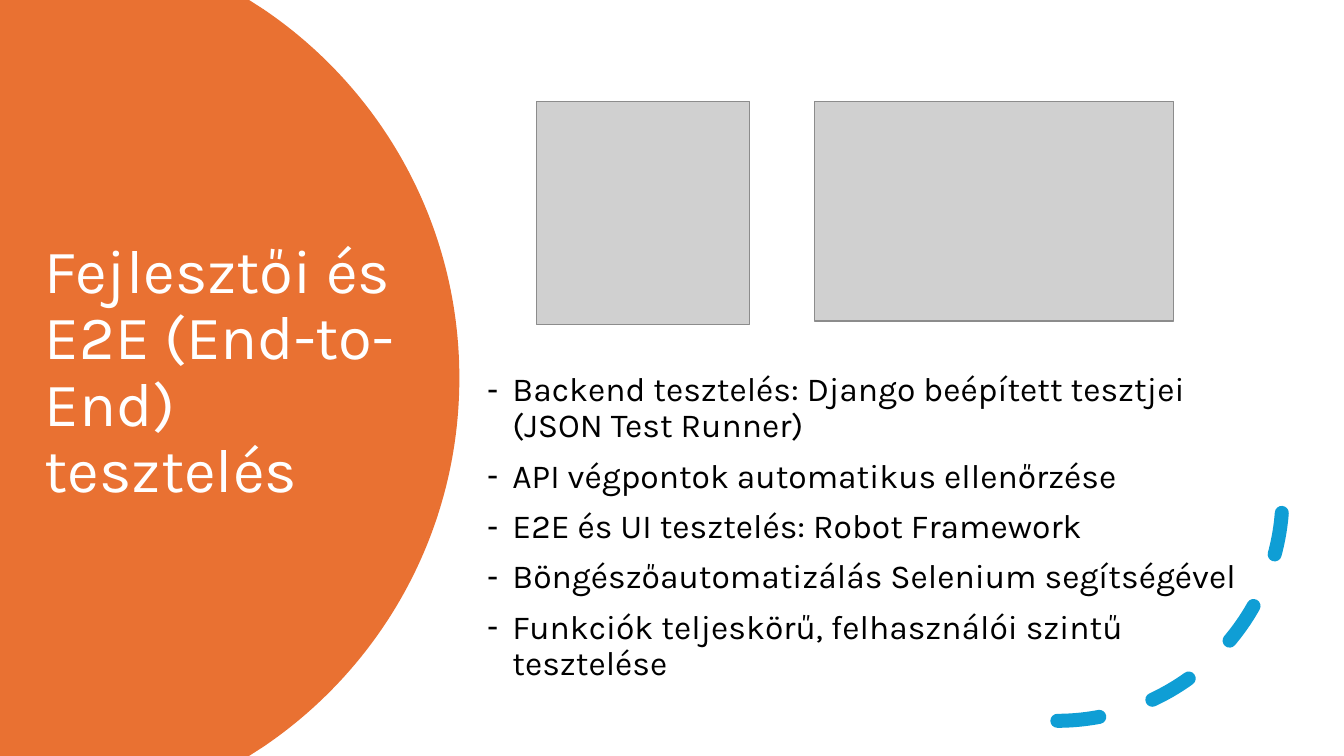
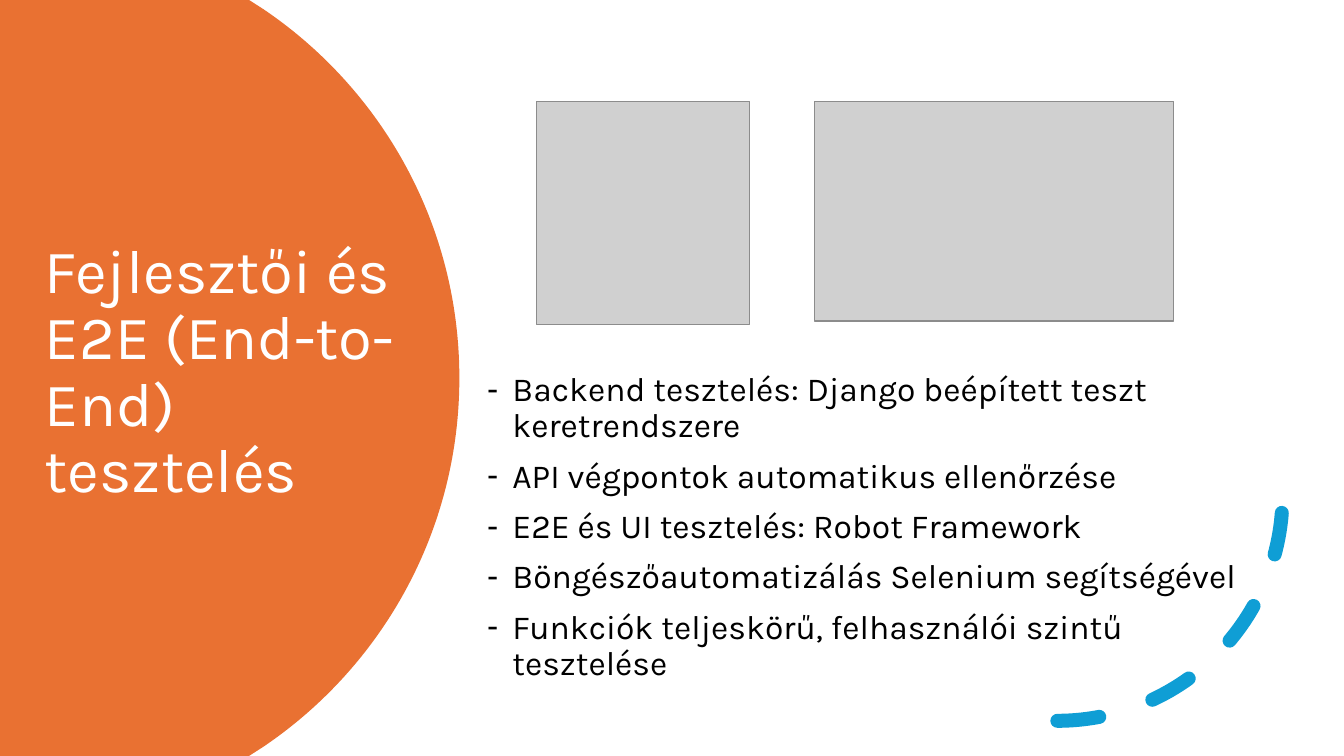
Before and after one commit to FesetoImre5/13_S1_8_vizsgaremek, a slide deck: slide 8 of Dokumentacio/Calentasker_bemutató.pptx. Drawn at 1344x756 pixels with LibreOffice and Linux fonts; fonts in the diff are those of the drawing; grey boxes stand for pictures. Boxes give left, top, right and bottom in pixels: in the first picture for what was removed or moved away, otherwise in the second. Text is boxed around its words. In the diff, an @@ line names an element or a change of style, - is before the commit and + after.

```diff
--- a/Dokumentacio/Calentasker_bemutató.pptx
+++ b/Dokumentacio/Calentasker_bemutató.pptx
@@ text at [512, 375, 1147, 438]: text changed @@
-– Backend tesztelés: Django beépített tesztjei (JSON Test Runner)
+– Backend tesztelés: Django beépített teszt keretrendszere
```
Also in this commit, not shown: 6 other slides changed.
